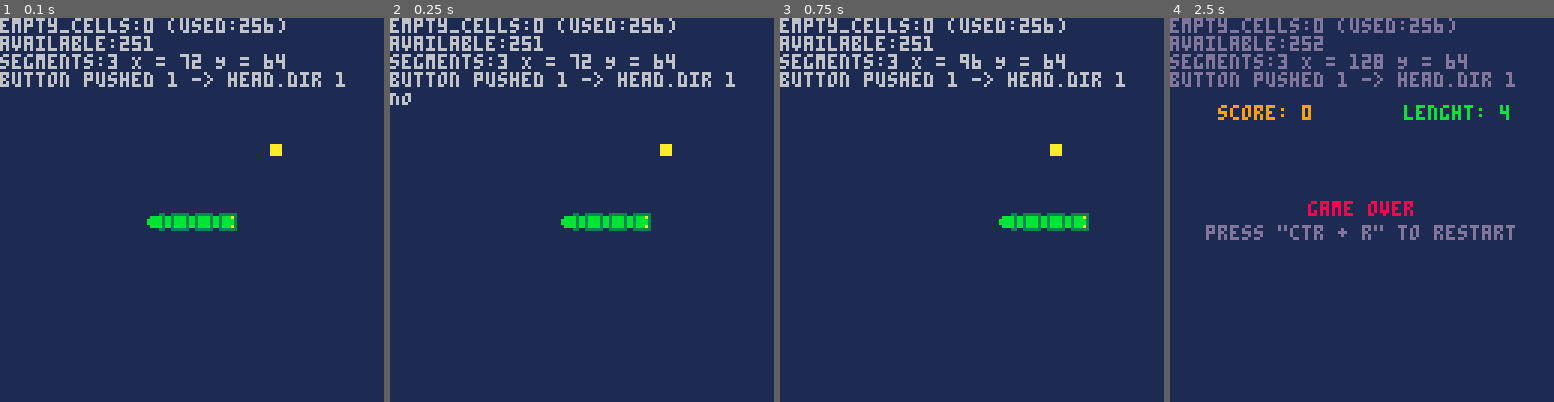
Above: before the commit, frames 1-4 (left to right).
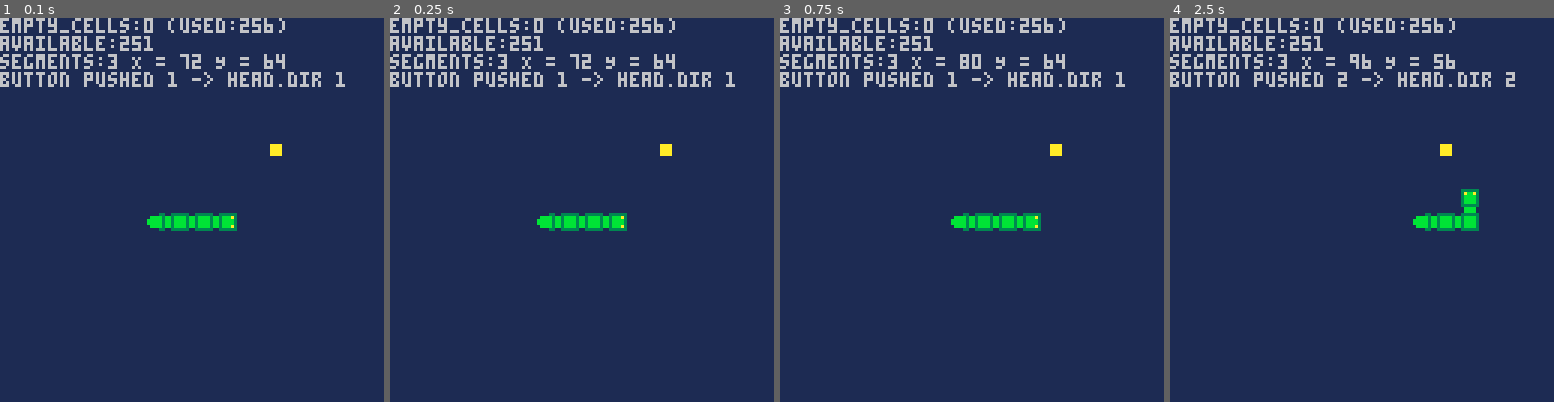
Above: after the commit, the same moments.

Repository: kakardo/Pico-8
Game: PICO-8 cartridge snake.p8
Same seed, same stepped clock (60 frames per second), same inputs: the game is played once before the commit and once after it.
Inputs:
- Up to frame 1 (0.1 s): no input
- Up to frame 2 (0.25 s): no input
- Up to frame 3 (0.75 s): tap X (X key) at 0.33 s; tap O (Z key) at 0.7 s
- Up to frame 4 (2.5 s): tap X (X key) at 1.07, 1.85 s; hold Right 1.6-2.1 s; tap O (Z key) at 1.7, 2.1 s; hold Up 2.15-2.42 s; hold Right from 2.47 s (still down)

Frame 1 is identical in both runs. In frame 2, 0.7% of the frame differs, in the area x 0-68%, y 19-56%; in frame 3, 1.1%; in frame 4, 7.9%, in the area x 0-90%, y 0-58%.

Commit message:
Documented update about the snakes body's visually linked together

Diff:
--- a/main.lua
+++ b/main.lua
@@ -12,14 +12,17 @@
 	- Four colors (not black and white!).
 	- No going backwards into body.
 	@version 1.1
-	- No suicide turning (a command that turnes snake into     <2025-07-25>
+	- No suicide turning (a command that turnes snake into      <2025-07-25>
 	  its own body within an 1-step move even though the path
 	  ahead is clear and the death could have been avoided).
 	- Fruit never spawns on top of the snake. The spawning
-	  position's randomised from table of available locations. <2025-07-29>
-	- Game over screen show score, length and instruction on   <2025-07-29>
+	  position's randomised from table of available locations.  <2025-07-29>
+	- Game over screen show score, length and instruction on    <2025-07-29>
 	  how to restart.
-	- Crawling into your own body leads to GAME OVER.          <2025-07-31>
+	- Crawling into your own body leads to GAME OVER.           <2025-07-31>
+	- Snakes body's visually linked together. Shapes (vertical, <2025-08-06>
+      horizontal and corners) are dynamically placed depending
+	  on path, and tail's dynamically rotated accordingly.
 
 	TODO
 	- Fix: snake dies if heading for tail that should have had
@@ -27,14 +30,16 @@
 	- Make suicide turn a toggleable option.
 	- Increase speed at certain lengths.
 	- Possibility to dash for higher score.
-	- [VISUAL] Game over screen.
 	- [VISUAL] Start screen.
-	- [VISUAL] Visually linked snake. Path taken's visible.
 	- [VISUAL] Game border.
 	- [VISUAL] Multiple fruit types.
 	- [SOUND] Fruit
 	- [SOUND] Snake crawl
 	- [SOUND] Game over
+
+	KNOWN BUGS
+	- Tail becomes an error cube sometimes.
+	- Can crawl through tail sometimes without dying.
 ]]--
 
 -- TABLES AND VARIABLES
@@ -48,7 +53,7 @@
 step = 1
 
 -- game loop tick
-tick_goal = 5 -- Default = 5
+tick_goal = 15 -- Default = 5
 tick_count = 0
 
 score = 0
